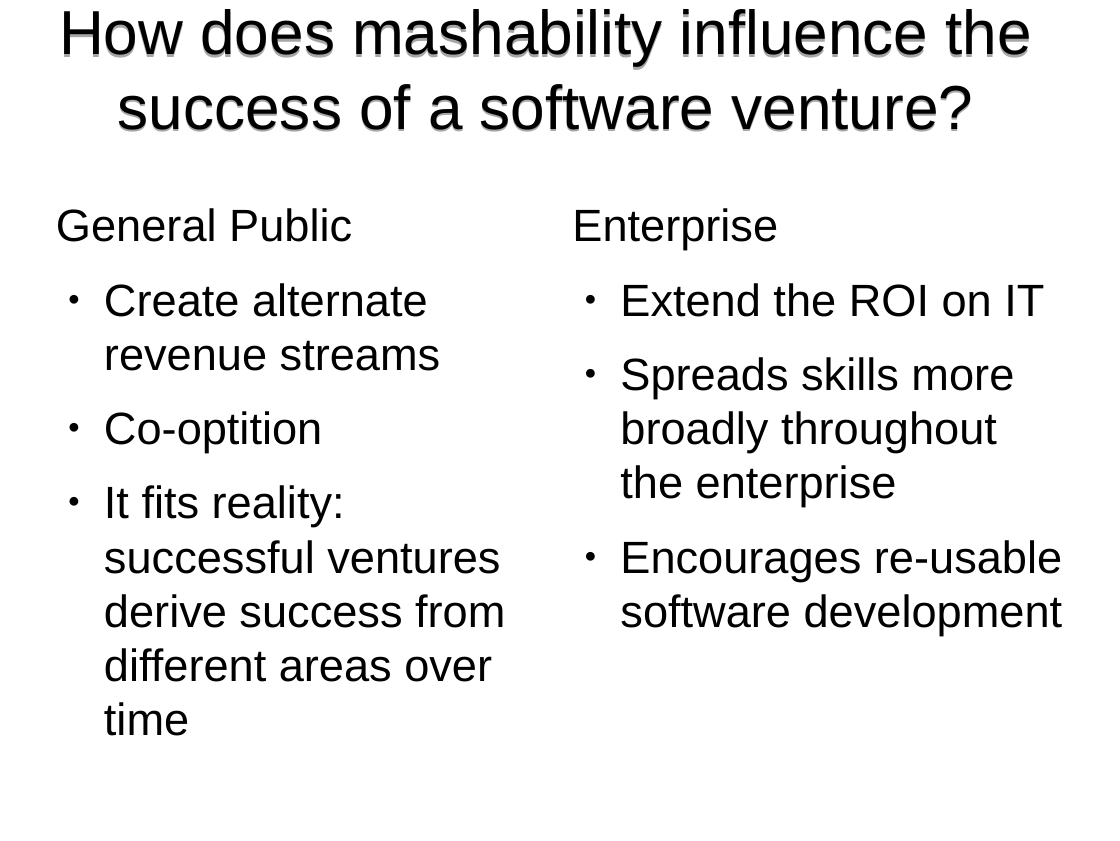
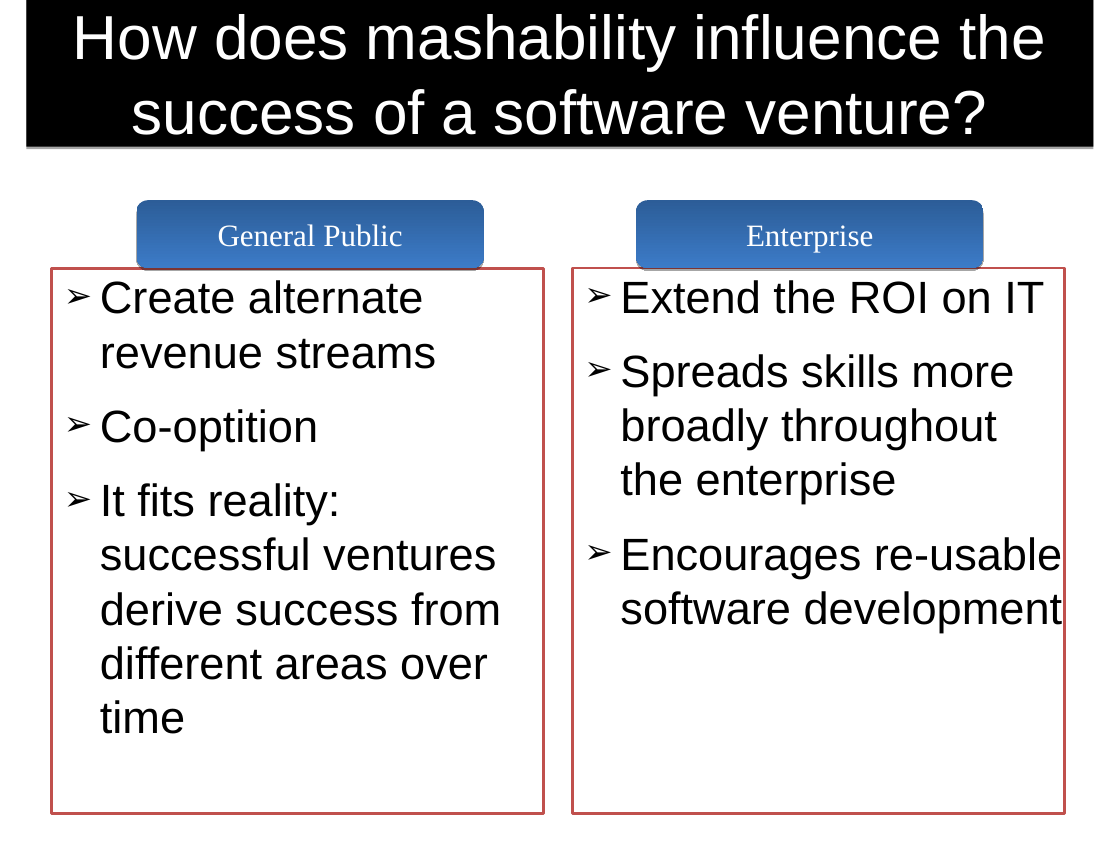
Before and after one commit to demo007/mashups4jsf, a slide deck: slide 6 of overview-architecture/JavaOne-2010/S314070_BURNS_SALEH_MASHUPS.odp. Drawn at 1120x841 pixels with LibreOffice and Linux fonts; fonts in the diff are those of the drawing. Boxes give left, top, right and bottom in pixels: in the first picture for what was removed or moved away, otherwise in the second. Text is boxed around its words. In the diff, an @@ line names an element or a change of style, - is before the commit and + after.

```diff
--- a/overview-architecture/JavaOne-2010/S314070_BURNS_SALEH_MASHUPS.odp
+++ b/overview-architecture/JavaOne-2010/S314070_BURNS_SALEH_MASHUPS.odp
@@ title "How does mashability influence the ...": place and size @@
-title "How does mashability influence the ..." at [59,9,1032,132]
+title "How does mashability influence the ..." at [26,0,1094,147]
@@ title "How does mashability influence the ..." at [26,0,1094,147]: text colour #000000 to #FFFFFF; fill none to #000000; shadow on @@
@@ text at [56,208,352,242]: paragraph removed @@
-General Public
@@ freeform shape added at [136,200,484,268], fill gradient #2C5D98 to #3C7BC7, 22 pt, text #FFFFFF @@
+General Public
@@ text at [572,208,778,250]: paragraph removed @@
-Enterprise
@@ freeform shape added at [636,200,984,268], fill gradient #2C5D98 to #3C7BC7, 22 pt, text #FFFFFF @@
+Enterprise
@@ text "Create alternate revenue streams" at [52,268,544,813]: bullet ● to ➢; fill none to #FFFFFF; outline none to #C0504D 2.01 pt @@
@@ text "Create alternate revenue streams": place and size @@
-text "Create alternate revenue streams" at [56,208,505,736]
+text "Create alternate revenue streams" at [52,268,544,813]
@@ text "Extend the ROI on IT": place and size @@
-text "Extend the ROI on IT" at [572,208,1063,636]
+text "Extend the ROI on IT" at [572,268,1064,813]
@@ text "Extend the ROI on IT" at [572,268,1064,813]: bullet ● to ➢; fill none to #FFFFFF; outline none to #C0504D 2.01 pt @@
```
Also in this commit, not shown: 1 other slide changed.
